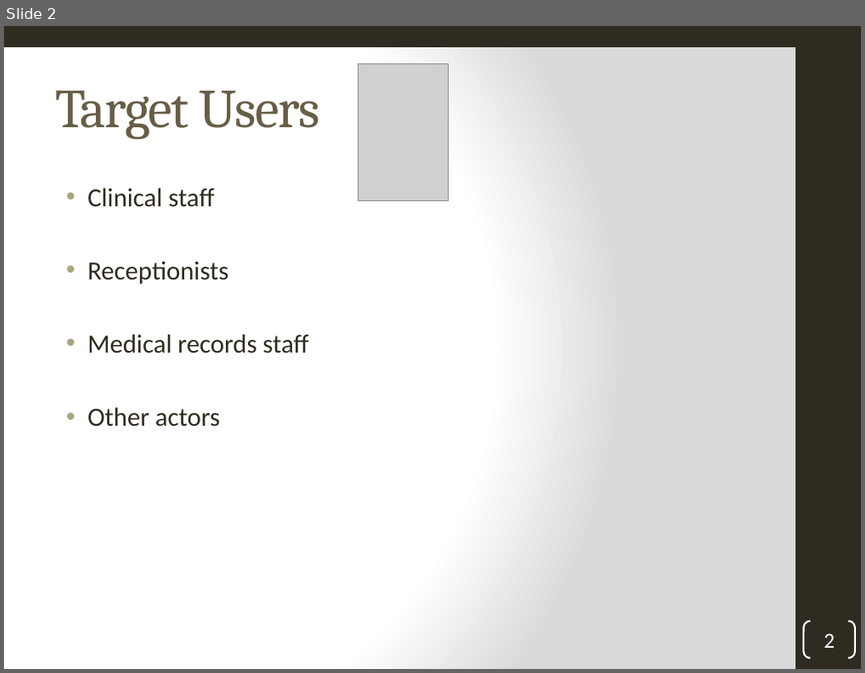
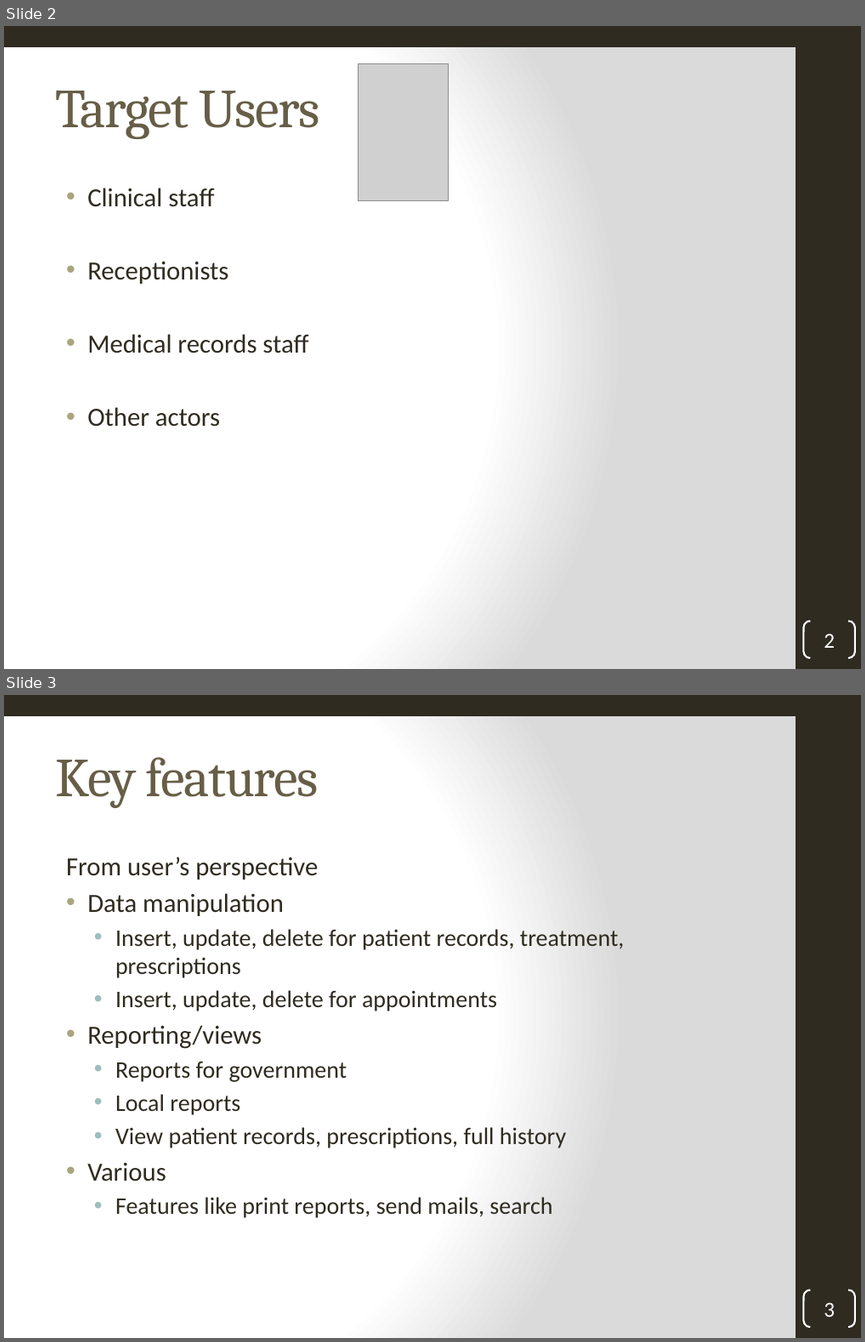
Before and after one commit to inved1/ch.bfh.bti7081.s2013.black, a slide deck: ch.bfh.bti7081.s2013.black/doc/taskRepository/1/CS Task 1.pptx. Shown one above the other, each under a label of ours: slide 2 before the commit, slides 2 and 3 after it. The pictures are 865x673 and 865x1342 pixels, drawn with LibreOffice and Linux fonts; fonts in the diff are those of the drawing; grey boxes stand for pictures; background and template pictures are left out. Boxes give left, top, right and bottom in pixels: in the first picture for what was removed or moved away, otherwise in the second. Text is boxed around its words. In the diff, an @@ line names an element or a change of style, - is before the commit and + after.

```diff
--- a/ch.bfh.bti7081.s2013.black/doc/taskRepository/1/CS Task 1.pptx
+++ b/ch.bfh.bti7081.s2013.black/doc/taskRepository/1/CS Task 1.pptx
@@ slide 3 added at (x1=4, y1=695, x2=861, y2=1338), background gradient #FFFFFF to #DADADA; not listed: 2 template elements that a slide beside it also shows @@
@@ title added at (x1=55, y1=757, x2=318, y2=808), 46 pt, text #675E47 @@
+Key features
@@ text added at (x1=66, y1=857, x2=624, y2=1218), 20 pt, text #2F2B20 @@
+From user’s perspective
+• Data manipulation
+  • Insert, update, delete for patient records, treatment, prescriptions
+  • Insert, update, delete for appointments
+• Reporting/views
+  • Reports for government
+  • Local reports
+  • View patient records, prescriptions, full history
+• Various
+  • Features like print reports, send mails, search
@@ page number added at (x1=803, y1=1290, x2=855, y2=1327), outline #FFFFFF 1.5 pt, 18 pt, text #FFFFFF @@
+3
```
Also in this commit, not shown: 3 other slides added.
